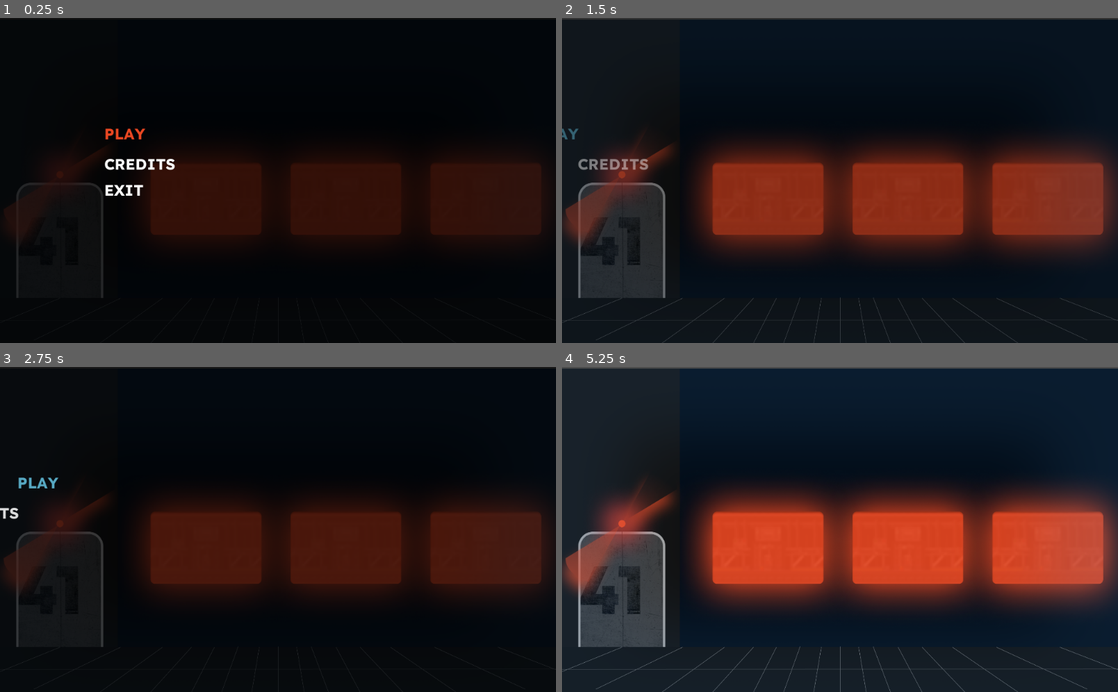
Above: before the commit, frames 1-4 (two rows, left to right).
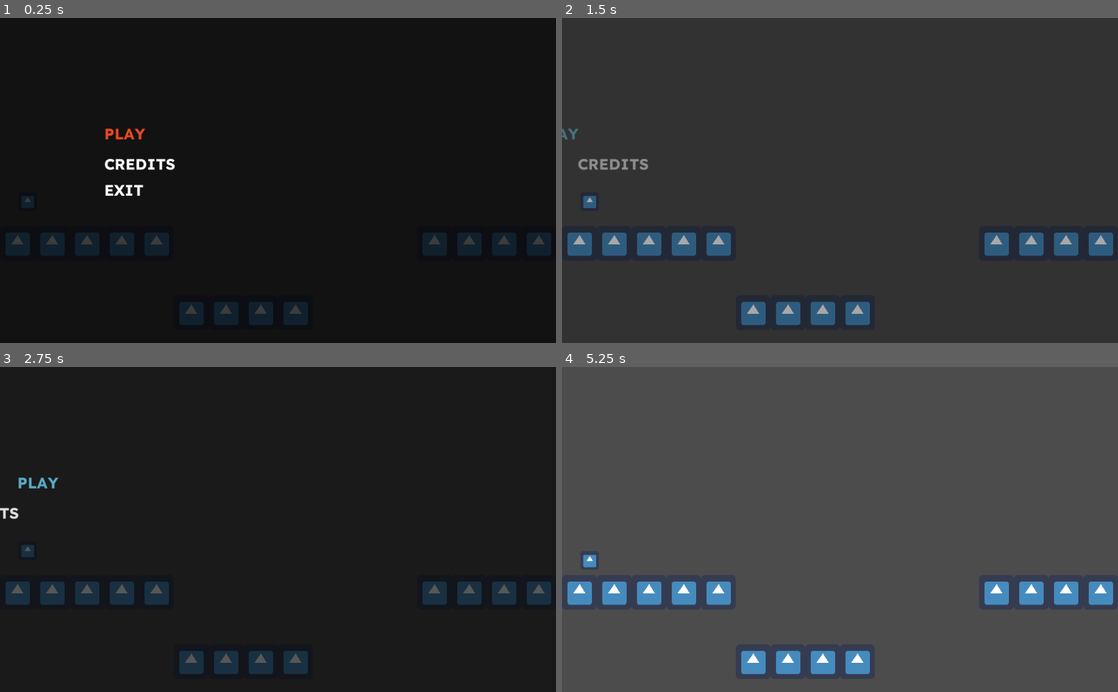
Above: after the commit, the same moments.

Repository: gobggj2022/GGJ-
Game: Godot game, scene res://src/Main/Game.tscn
The game is run twice, just before and just after one commit, with the same random seed, the same clock (stepped at 60 frames per second) and the same inputs. The engine's default icon, where the game draws it, is replaced by a stand-in: a white triangle on a blue panel in a dark square.
Inputs:
- Up to frame 1 (0.25 s): no input
- Up to frame 2 (1.5 s): click "PLAY" at 0.5 s; click "PLAY" at 1.25 s
- Up to frame 3 (2.75 s): click "PLAY" at 2 s
- Up to frame 4 (5.25 s): tap Space (ui_select) at 3.02, 3.77 s; tap Enter at 3.5 s

The runs differ from the first frame. In frame 1, 17% of the frame differs, in the area x 1-100%, y 44-95%; in frame 2, 94%; in frame 3, 23%; in frame 4, 96%, in the area x 0-100%, y 0-100%.

Commit message:
Added pause menu ui

Diff:
--- a/project.godot
+++ b/project.godot
@@ -24,6 +24,14 @@
 run/main_scene="res://src/Main/Game.tscn"
 config/icon="res://icon.png"
 
+[input]
+
+toggle_pause={
+"deadzone": 0.5,
+"events": [ Object(InputEventKey,"resource_local_to_scene":false,"resource_name":"","device":0,"alt":false,"shift":false,"control":false,"meta":false,"command":false,"pressed":false,"scancode":0,"physical_scancode":16777217,"unicode":0,"echo":false,"script":null)
+ ]
+}
+
 [physics]
 
 common/enable_pause_aware_picking=true
--- a/src/Main/Game.gd
+++ b/src/Main/Game.gd
@@ -4,13 +4,31 @@
 # Declare member variables here. Examples:
 # var a = 2
 # var b = "text"
+onready var _mainMenu = $Interface/MainMenu
+onready var _pauseMenu = $Interface/PauseMenu
 
 
-# Called when the node enters the scene tree for the first time.
-func _ready():
-	pass # Replace with function body.
+func restartCurrentLevel():
+	$Level.get_tree().reload_current_scene()
 
+func _unhandled_input(event):
+	# The GlobalControls node, in the Stage scene, is set to process even
+	# when the game is paused, so this code keeps running.
+	# To see that, select GlobalControls, and scroll down to the Pause category
+	# in the inspector.
+	if event.is_action_pressed("toggle_pause"):
+		var tree = get_tree()
+		tree.paused = not tree.paused
+		if tree.paused:
+			_pauseMenu.open()
+		else:
+			_pauseMenu.close()
+		get_tree().set_input_as_handled()
 
 # Called every frame. 'delta' is the elapsed time since the previous frame.
 #func _process(delta):
 #	pass
+
+
+func _on_PauseMenu_restart_level():
+	restartCurrentLevel()
--- a/src/Main/Game.tscn
+++ b/src/Main/Game.tscn
@@ -1,20 +1,26 @@
-[gd_scene load_steps=6 format=2]
+[gd_scene load_steps=7 format=2]
 
 [ext_resource path="res://src/Level/Level.tscn" type="PackedScene" id=1]
 [ext_resource path="res://src/Main/Game.gd" type="Script" id=2]
 [ext_resource path="res://src/Player/Player.tscn" type="PackedScene" id=3]
 [ext_resource path="res://src/Menu/MainMenu.tscn" type="PackedScene" id=4]
 [ext_resource path="res://assets/tmpBg.png" type="Texture" id=5]
+[ext_resource path="res://src/Menu/PauseMenu.tscn" type="PackedScene" id=6]
 
 [node name="Game" type="Node"]
+pause_mode = 2
 script = ExtResource( 2 )
 
 [node name="Level" parent="." instance=ExtResource( 1 )]
+pause_mode = 1
 
 [node name="Player" parent="." instance=ExtResource( 3 )]
+pause_mode = 1
 position = Vector2( 51, 339 )
 
 [node name="TmpBg" type="Sprite" parent="."]
+pause_mode = 1
+visible = false
 position = Vector2( 512, 301.375 )
 scale = Vector2( 0.533333, 0.553009 )
 texture = ExtResource( 5 )
@@ -22,3 +28,7 @@
 [node name="Interface" type="CanvasLayer" parent="."]
 
 [node name="MainMenu" parent="Interface" instance=ExtResource( 4 )]
+
+[node name="PauseMenu" parent="Interface" instance=ExtResource( 6 )]
+
+[connection signal="restart_level" from="Interface/PauseMenu" to="." method="_on_PauseMenu_restart_level"]
--- /dev/null
+++ b/src/Menu/PauseMenu.gd
@@ -0,0 +1,35 @@
+extends Control
+
+
+# Declare member variables here. Examples:
+# var a = 2
+# var b = "text"
+
+signal restart_level()
+
+# Called when the node enters the scene tree for the first time.
+func _ready():
+	hide()
+
+func open():
+	$ColorRect/ResumeButton.grab_focus()
+	get_tree().paused = true;
+	show();
+
+func close():
+	get_tree().paused = false;
+	hide();
+
+
+# Called every frame. 'delta' is the elapsed time since the previous frame.
+#func _process(delta):
+#	pass
+
+
+func _on_ResumeButton_pressed():
+	close()
+
+
+func _on_RestartButton_pressed():
+	close()
+	emit_signal('restart_level')
--- /dev/null
+++ b/src/Menu/PauseMenu.tscn
@@ -0,0 +1,52 @@
+[gd_scene load_steps=3 format=2]
+
+[ext_resource path="res://src/Menu/uiTheme.tres" type="Theme" id=1]
+[ext_resource path="res://src/Menu/PauseMenu.gd" type="Script" id=2]
+
+[node name="PauseMenu" type="Control"]
+pause_mode = 2
+anchor_right = 1.0
+anchor_bottom = 1.0
+script = ExtResource( 2 )
+__meta__ = {
+"_edit_use_anchors_": false
+}
+
+[node name="ColorRect" type="ColorRect" parent="."]
+anchor_right = 1.0
+anchor_bottom = 1.0
+color = Color( 0, 0, 0, 0.760784 )
+__meta__ = {
+"_edit_use_anchors_": false
+}
+
+[node name="ResumeButton" type="Button" parent="ColorRect"]
+margin_left = 192.0
+margin_top = 192.0
+margin_right = 333.0
+margin_bottom = 235.0
+mouse_default_cursor_shape = 2
+theme = ExtResource( 1 )
+text = "RESUME"
+align = 0
+__meta__ = {
+"_edit_use_anchors_": false
+}
+
+[node name="RestartButton" type="Button" parent="ColorRect"]
+margin_left = 192.0
+margin_top = 248.0
+margin_right = 323.0
+margin_bottom = 291.0
+rect_scale = Vector2( 1, 0.989928 )
+theme = ExtResource( 1 )
+text = "QUIT TO MENU"
+align = 0
+__meta__ = {
+"_edit_use_anchors_": false
+}
+
+[node name="Tween" type="Tween" parent="."]
+
+[connection signal="pressed" from="ColorRect/ResumeButton" to="." method="_on_ResumeButton_pressed"]
+[connection signal="pressed" from="ColorRect/RestartButton" to="." method="_on_RestartButton_pressed"]
